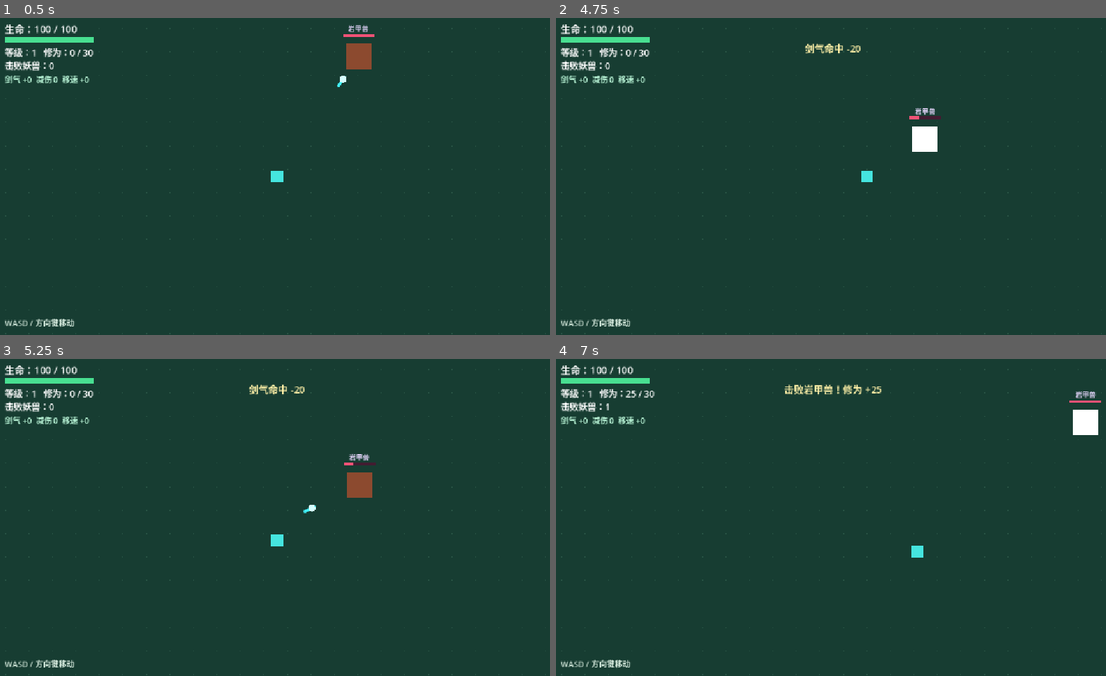
Above: before the commit, frames 1-4 (two rows, left to right).
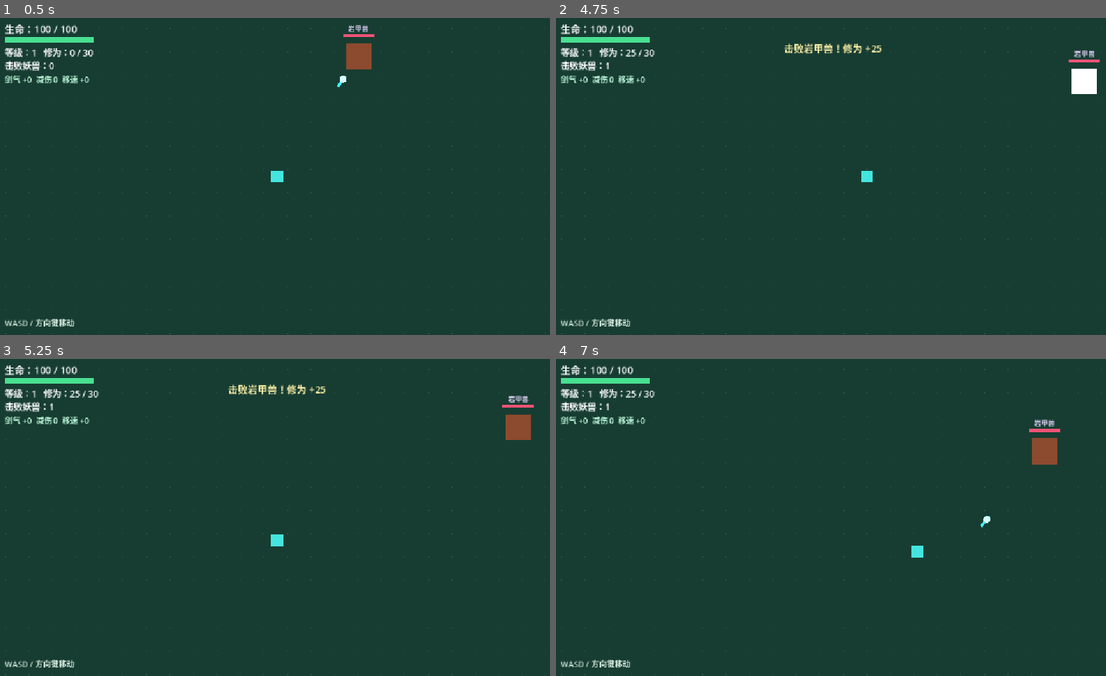
Above: after the commit, the same moments.

Repository: AkiFinn3/yinian-cheng-xian
Game: Godot game, scene res://scenes/main.tscn
The game is run twice, just before and just after one commit, with the same random seed, the same clock (stepped at 60 frames per second) and the same inputs.
Inputs (mouse positions are in pixels of both pictures, inside the frame that each line leads up to):
- Up to frame 1 (0.5 s): no input
- Up to frame 2 (4.75 s): tap Enter at 0.5 s; move the mouse to (957, 160) at 0.52 s; hold Right (ui_right) 0.53-1.28 s; tap 1 at 0.6, 2.3, 2.85, 4.55 s; click (957, 160) at 0.67 s; tap 2 at 0.8, 1.35, 3.05, 3.6 s; move the mouse to (721, 192) at 1.27 s; hold Down (ui_down) 1.28-2.03 s; click (721, 192) at 1.42 s; tap 3 at 1.55, 2.1, 3.8, 4.35 s; move the mouse to (891, 106) at 2.02 s; hold Right (ui_right) 2.03-2.78 s; click (891, 106) at 2.17 s; move the mouse to (803, 239) at 2.77 s; hold Up (ui_up) 2.78-3.53 s; click (803, 239) at 2.92 s; move the mouse to (1001, 224) at 3.52 s; hold Left (ui_left) from 3.53 s (still down); click (1001, 224) at 3.67 s; move the mouse to (666, 128) at 4.27 s; click (666, 128) at 4.42 s
- Up to frame 3 (5.25 s): move the mouse to (308, 517) at 5.02 s; release Left (ui_left) at 5.03 s; hold Down (ui_down) from 5.03 s (still down); tap R at 5.1 s; click (308, 517) at 5.17 s
- Up to frame 4 (7 s): tap 2 at 5.3, 6.6 s; move the mouse to (748, 438) at 5.77 s; release Down (ui_down) at 5.78 s; hold Right (ui_right) 5.78-6.53 s; tap 1 at 5.85, 6.8 s; click (748, 438) at 5.92 s; tap 3 at 6.05 s; move the mouse to (957, 501) at 6.52 s; hold Up (ui_up) from 6.53 s (still down); click (957, 501) at 6.67 s

Frame 1 is identical in both runs. In frame 2, 1.4% of the frame differs, in the area x 8-99%, y 8-43%; in frame 3, 1.5%, in the area x 8-98%, y 8-49%; in frame 4, 1.4%.

Commit message:
v0.2.1 岩甲兽血量调整 + 功法三选一支持鼠标
调整：
- 岩甲兽 max_hp 260 → 180，基础伤害 20 时正好 9 剑击杀
  （开发者实机反馈 260 打起来太久）

新增：
- 功法三选一支持鼠标点击选择，键盘 1/2/3 保留
- 鼠标悬停卡片高亮：底色变亮、边框变金色、文字变暖白
- get_skill_card_rect() 抽出卡片矩形，绘制与点击共用同一坐标，
  避免两处各写一套导致点击错位
- get_skill_index_at(pos) / get_hovered_skill_index() 分离坐标判定与悬停查询
- 底部提示改为"按键盘 1、2、3 或用鼠标点击选择"

修复：
- 点击判定改用 event.position 而非 get_viewport().get_mouse_position()，
  前者在事件分发时更可靠（测试中后者取不到模拟事件坐标）

验证：
- headless --check-only 语法通过
- 卡片几何：960×600 下三张卡片间距 12px 不重叠、全部在屏内
- 命中判定 8 个边界用例全通过（中心/内角/间隙/空白/屏外）
- 模拟点击三张卡片，连续 6 次随机 shuffle 下"点第N张=学第N张"全部正确
- 点击空白不误选、非升级状态点击不崩溃
- 键盘 1/2/3 仍正常
- 主场景 headless 运行 200 帧无报错

Diff:
--- a/scripts/main.gd
+++ b/scripts/main.gd
@@ -41,7 +41,7 @@
 		"color": Color("#8c4a2f"),
 		"size": 52.0,
 		"speed": 45.0,
-		"max_hp": 260,
+		"max_hp": 180,
 		"damage": 16,
 		"reward": 25,
 	},
@@ -384,8 +384,52 @@
 
 
 # ==========================================
-# 键盘操作：升级选择、重开游戏
-# ==========================================
+# 键盘 / 鼠标操作：升级选择、重开游戏
+# ==========================================
+
+# 功法卡片的矩形范围（绘制和点击共用，避免两处坐标不一致）
+func get_skill_card_rect(index: int) -> Rect2:
+	var card_y := screen_size.y / 2.0 - 45.0 + float(index) * 66.0
+	return Rect2(
+		Vector2(screen_size.x / 2.0 - 200.0, card_y),
+		Vector2(400, 54)
+	)
+
+
+# 某个坐标点落在哪张卡片上，-1 表示没有
+func get_skill_index_at(pos: Vector2) -> int:
+	if not upgrade_pending:
+		return -1
+
+	for i in range(skill_choices.size()):
+		if get_skill_card_rect(i).has_point(pos):
+			return i
+
+	return -1
+
+
+# 鼠标当前悬停在哪张卡片上，-1 表示没有
+func get_hovered_skill_index() -> int:
+	if not upgrade_pending:
+		return -1
+
+	return get_skill_index_at(get_viewport().get_mouse_position())
+
+
+func _input(event: InputEvent) -> void:
+	# 鼠标点击选择功法（用事件自带坐标，比查询鼠标位置更可靠）
+	if event is InputEventMouseButton and event.pressed and event.button_index == MOUSE_BUTTON_LEFT:
+		if upgrade_pending:
+			var index := get_skill_index_at(event.position)
+			if index >= 0:
+				choose_skill(index)
+				get_viewport().set_input_as_handled()
+		return
+
+	# 鼠标移动时刷新悬停高亮
+	if event is InputEventMouseMotion and upgrade_pending:
+		queue_redraw()
+
 
 func _unhandled_input(event: InputEvent) -> void:
 	if event is InputEventKey and event.pressed and not event.echo:
@@ -606,14 +650,16 @@
 		)
 
 		for i in range(skill_choices.size()):
-			var card_y := screen_size.y / 2.0 - 45.0 + float(i) * 66.0
-			var card_rect := Rect2(
-				Vector2(screen_size.x / 2.0 - 200.0, card_y),
-				Vector2(400, 54)
-			)
-
-			draw_rect(card_rect, Color("#294d48"))
-			draw_rect(card_rect, Color("#69d9c5"), false, 2.0)
+			var card_rect := get_skill_card_rect(i)
+			var hovered := (i == get_hovered_skill_index())
+
+			# 悬停时卡片变亮、边框变金色
+			if hovered:
+				draw_rect(card_rect, Color("#3d6f68"))
+				draw_rect(card_rect, Color("#ffe9a6"), false, 3.0)
+			else:
+				draw_rect(card_rect, Color("#294d48"))
+				draw_rect(card_rect, Color("#69d9c5"), false, 2.0)
 
 			var skill: Dictionary = skill_choices[i]
 			var line_text := str(i + 1) + ". " + str(skill["name"]) + " — " + str(skill["description"])
@@ -625,15 +671,15 @@
 				HORIZONTAL_ALIGNMENT_LEFT,
 				370,
 				17,
-				Color.WHITE
+				Color("#fff7d6") if hovered else Color.WHITE
 			)
 
 		draw_string(
 			ThemeDB.fallback_font,
-			Vector2(screen_size.x / 2.0 - 140.0, screen_size.y / 2.0 + 185.0),
-			"按键盘 1、2 或 3 选择",
+			Vector2(screen_size.x / 2.0 - 180.0, screen_size.y / 2.0 + 185.0),
+			"按键盘 1、2、3 或用鼠标点击选择",
 			HORIZONTAL_ALIGNMENT_CENTER,
-			280,
+			360,
 			18,
 			Color("#ffe9a6")
 		)
